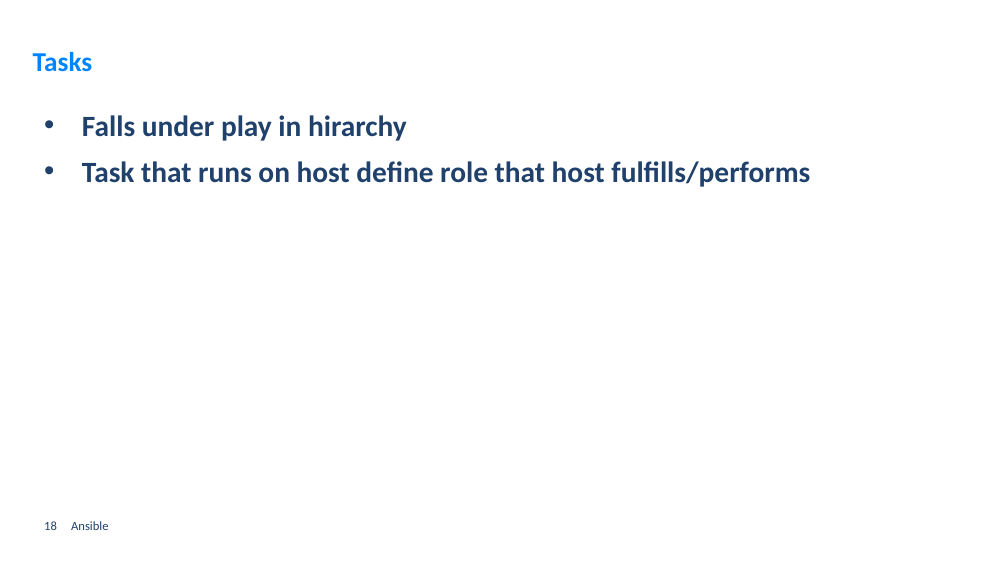
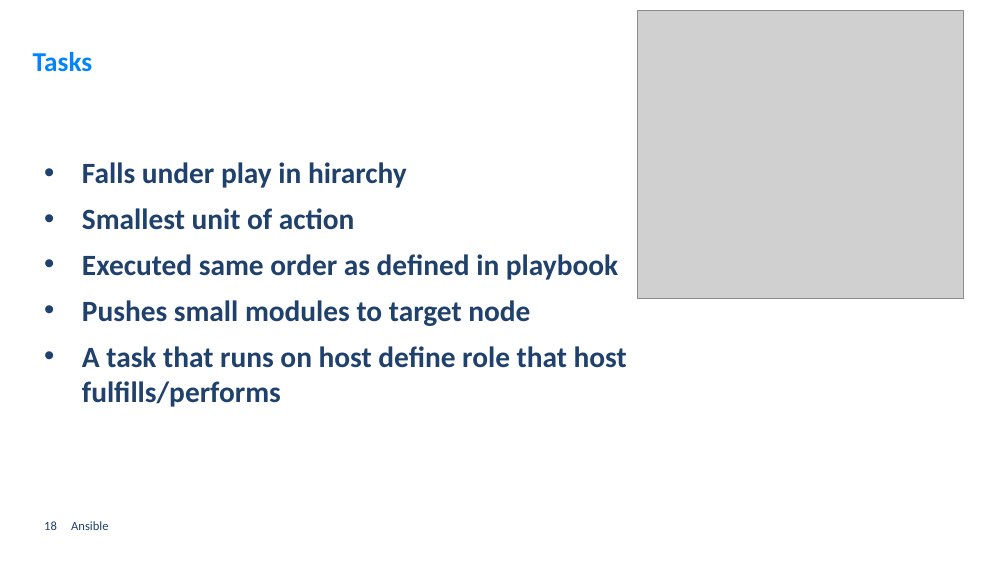
Before and after one commit to GerritVanMol/Ansible_Introduction-21_22, a slide deck: slide 18 of Documents/Ansible_BasicsAndHowToGetStarted.pptx. Drawn at 1008x567 pixels with LibreOffice and Linux fonts; fonts in the diff are those of the drawing; grey boxes stand for pictures; background and template pictures are left out. Boxes give left, top, right and bottom in pixels: in the first picture for what was removed or moved away, otherwise in the second. Text is boxed around its words. In the diff, an @@ line names an element or a change of style, - is before the commit and + after.

```diff
--- a/Documents/Ansible_BasicsAndHowToGetStarted.pptx
+++ b/Documents/Ansible_BasicsAndHowToGetStarted.pptx
@@ picture added at bbox=[638, 11, 964, 298] @@
@@ text "Falls under play in hirarchy": place and size @@
-text "Falls under play in hirarchy" at bbox=[82, 115, 810, 187]
+text "Falls under play in hirarchy" at bbox=[82, 162, 627, 407]
@@ text at bbox=[82, 208, 627, 407]: text changed @@
-• Task that runs on host define role that host fulfills/performs
+• Smallest unit of action
+• Executed same order as defined in playbook
+• Pushes small modules to target node
+• A task that runs on host define role that host fulfills/performs
```
Also in this commit, not shown: 3 other slides changed, 4 slides added, 1 other file.
